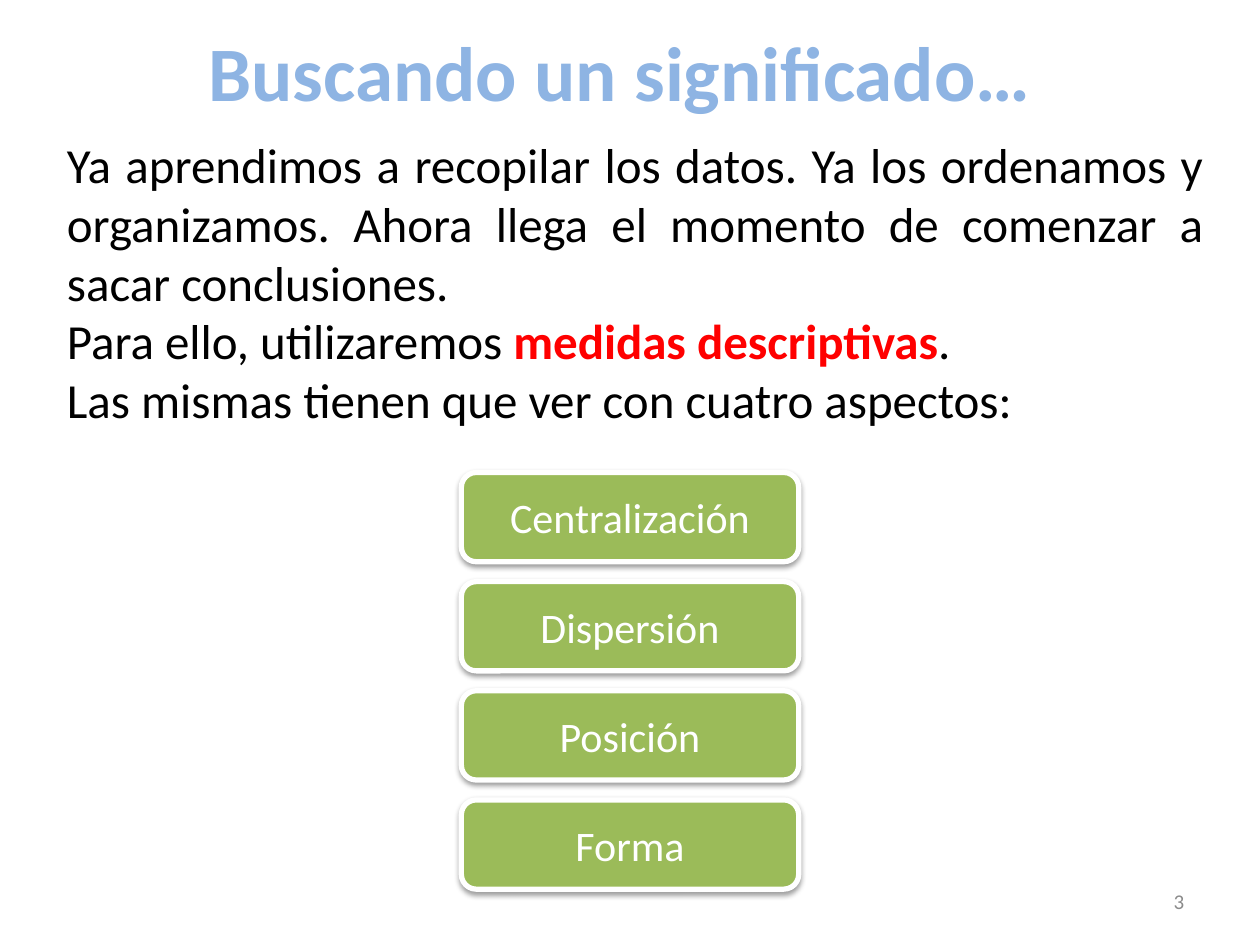
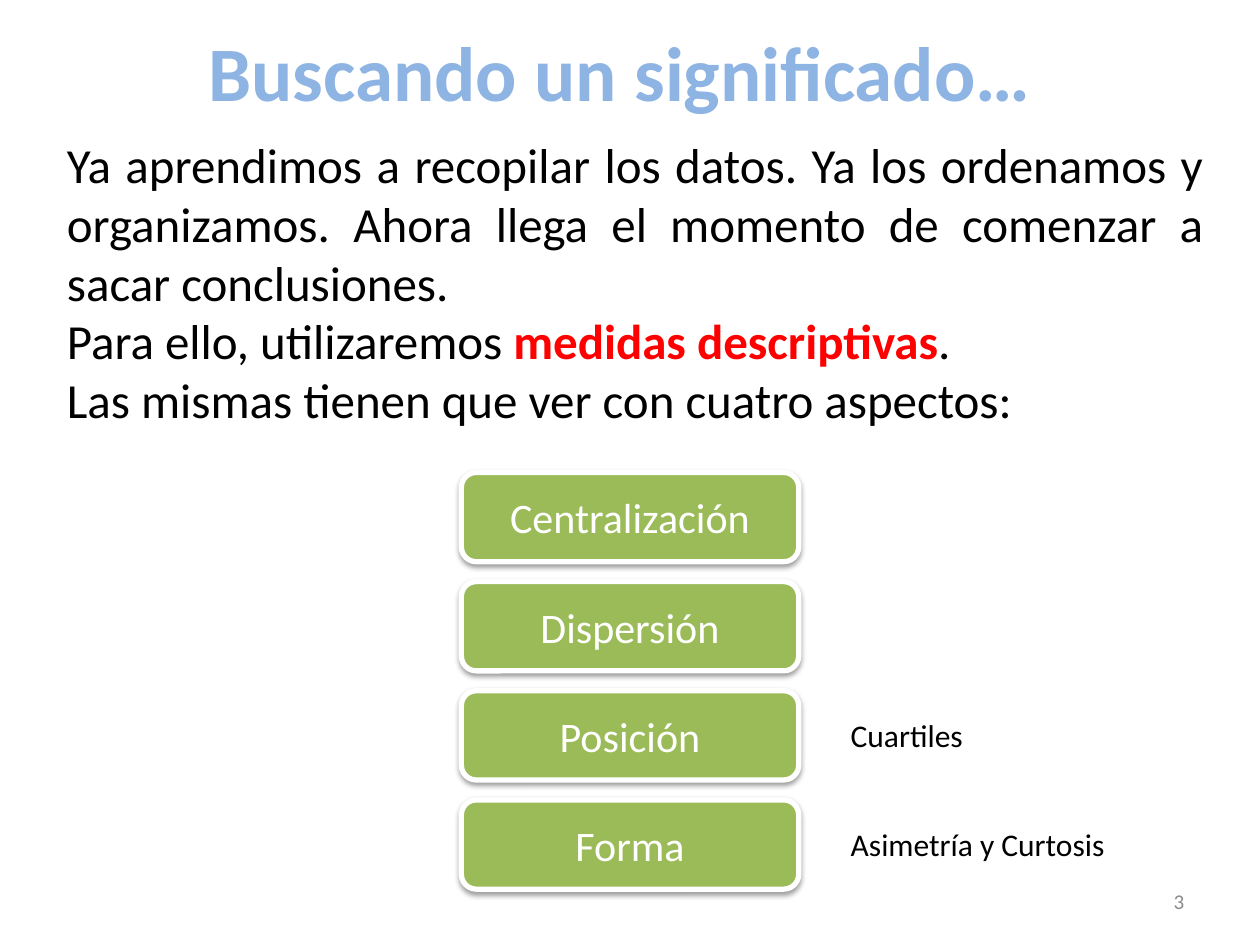
Before and after one commit to zherar7ordoya/AP5, a slide deck: slide 3 of P&E/Final/ESTADÍSTICA - 04 - Medidas de Centralización y Dispersión.pptx. Drawn at 1260x945 pixels with LibreOffice and Linux fonts; fonts in the diff are those of the drawing; background and template pictures are left out. Boxes give left, top, right and bottom in pixels: in the first picture for what was removed or moved away, otherwise in the second. Text is boxed around its words. In the diff, an @@ line names an element or a change of style, - is before the commit and + after.

```diff
--- a/P&E/Final/ESTADÍSTICA - 04 - Medidas de Centralización y Dispersión.pptx
+++ b/P&E/Final/ESTADÍSTICA - 04 - Medidas de Centralización y Dispersión.pptx
@@ text added at <box>851,725,963,748</box>, 18 pt, text #000000 @@
+Cuartiles
@@ text added at <box>851,834,1104,861</box>, 18 pt, text #000000 @@
+Asimetría y Curtosis
```
Also in this commit, not shown: 2 other slides changed, 1 other file.
